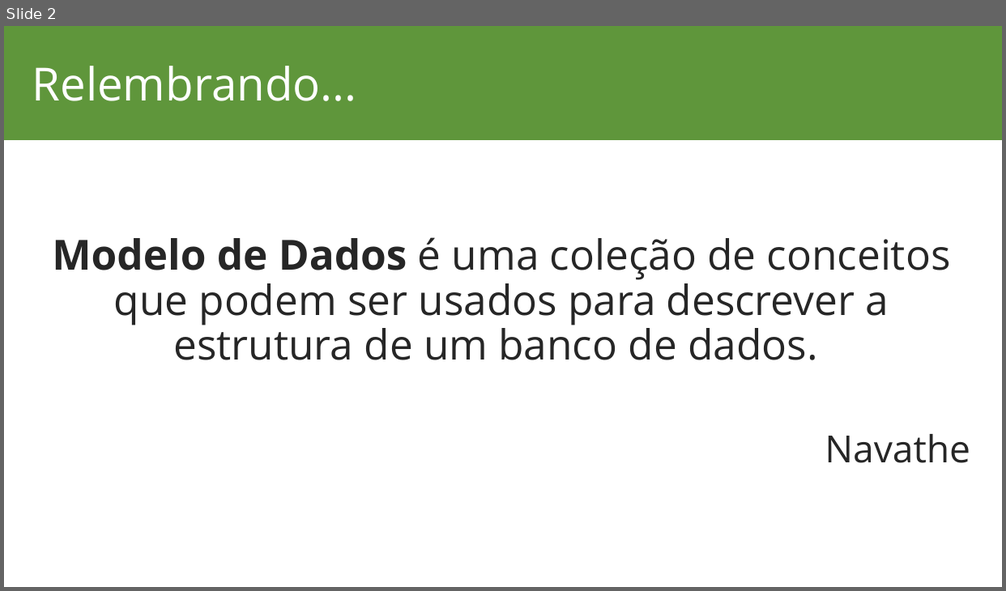
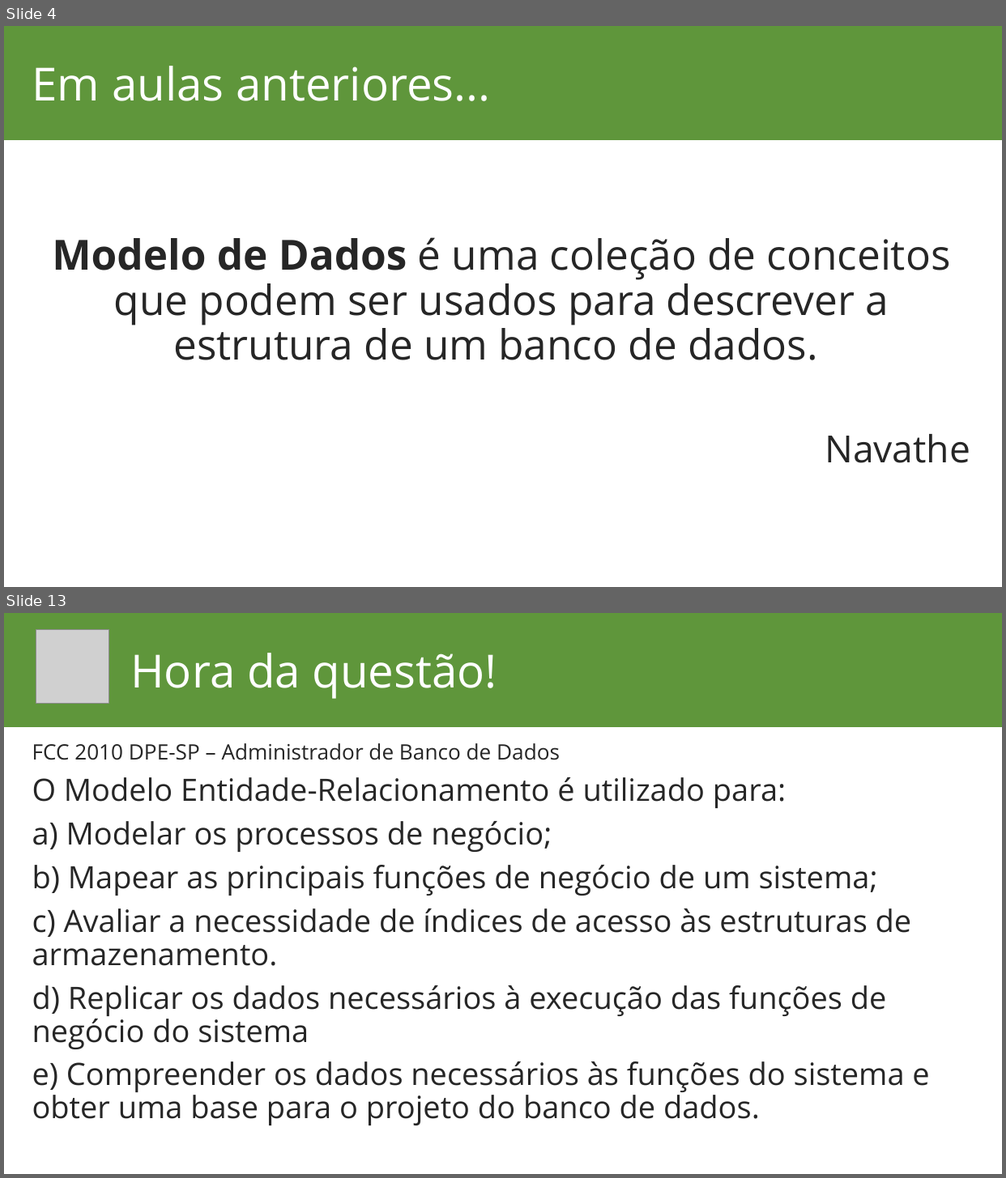
Before and after one commit to lucassoaresaraujo/aulas, a slide deck: Banco de Dados/Banco de Dados.pptx. Shown one above the other, each under a label of ours: slide 2 before the commit, slides 4 and 13 after it; the slides between them are not shown. The pictures are 1006x591 and 1006x1178 pixels, drawn with LibreOffice and Linux fonts; fonts in the diff are those of the drawing; grey boxes stand for pictures; background and template pictures are left out. Boxes give left, top, right and bottom in pixels: in the first picture for what was removed or moved away, otherwise in the second. Text is boxed around its words. In the diff, an @@ line names an element or a change of style, - is before the commit and + after.

Commit message:
Alteracoes aula banco de dados

```diff
--- a/Banco de Dados/Banco de Dados.pptx
+++ b/Banco de Dados/Banco de Dados.pptx
@@ slide 13 added at bbox=[4, 613, 1002, 1174], background #FFFFFF; not listed: 1 template element that a slide beside it also shows @@
@@ picture added at bbox=[36, 629, 109, 703] @@
@@ title added at bbox=[130, 653, 497, 699], 44 pt, text #FFFFFF @@
+Hora da questão!
@@ text added at bbox=[32, 743, 929, 1126], 29.6 pt, text #262626 @@
+FCC 2010 DPE-SP – Administrador de Banco de Dados
+O Modelo Entidade-Relacionamento é utilizado para:
+a) Modelar os processos de negócio;
+b) Mapear as principais funções de negócio de um sistema;
+c) Avaliar a necessidade de índices de acesso às estruturas de armazenamento.
+d) Replicar os dados necessários à execução das funções de negócio do sistema
+e) Compreender os dados necessários às funções do sistema e obter uma base para o projeto do banco de dados.
@@ what was slide 2 is now slide 4 @@
@@ slide 4 changed as well @@
@@ title at bbox=[32, 66, 491, 101]: text changed @@
-Relembrando...
+Em aulas anteriores...
```
Also in this commit, not shown: 1 other slide changed, 14 other slides added, 1 slide removed, 8 other files.
